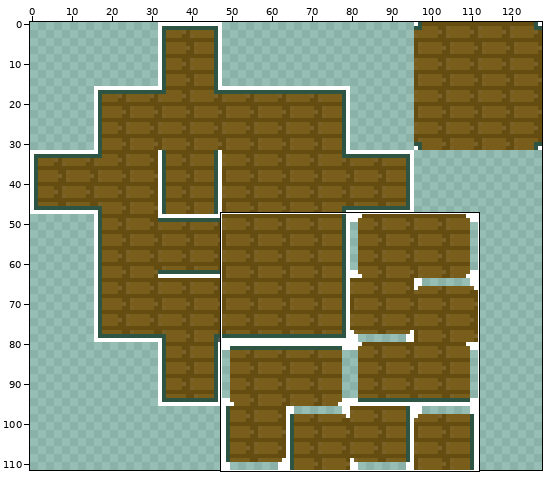
Two versions of one sprite sheet, Assets/Sprites/Home/Tilemaps/Lounge/woodenfloormap.png. The picture above shows the old version from afar; the outline marks the close-up.
Close-up. Old version:
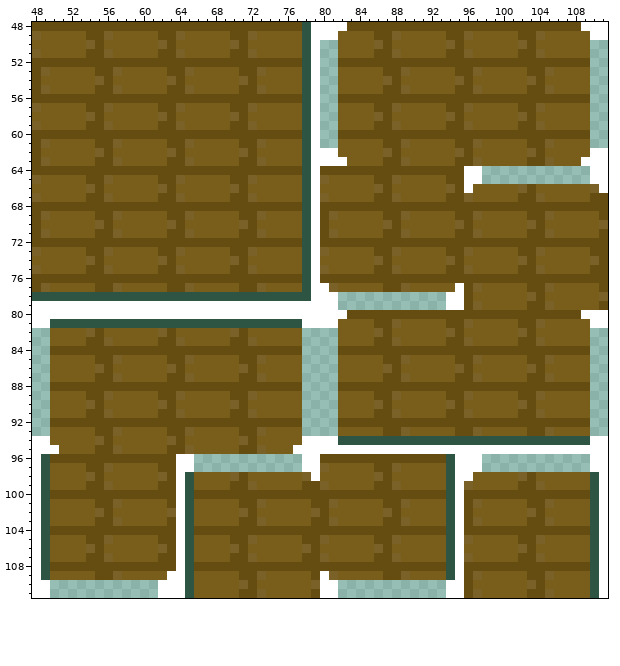
The file is 128x112 pixels. Shown: x 48..111, y 48..111.
The same view after the edit:
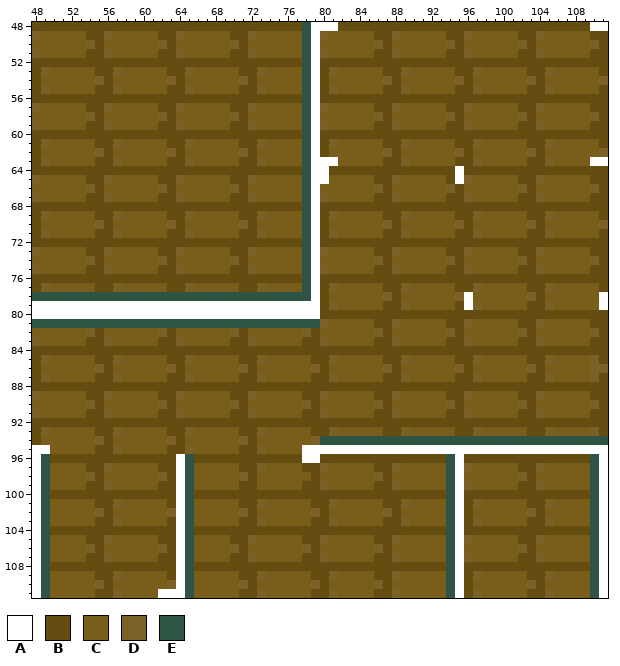
Palette (. is transparent): A #ffffff  B #654c11  C #795d1b  D #796127  E #2e5543
The exact change:
y 48: x 82 A -> B; x 109 A -> B
y 49: x 80..81 AA -> DC; x 110..111 AA -> BB
y 50: x 80..81 .. -> CC; x 110..111 .. -> DB
y 51: x 80..81 .. -> DC; x 110..111 .. -> BB
y 52: x 80..81 .. -> BB; x 110..111 .. -> BB
y 53: x 80..81 .. -> BD; x 110..111 .. -> CB
y 54: x 80..81 .. -> BC; x 110..111 .. -> CD
y 55: x 80..81 .. -> BD; x 110..111 .. -> CB
y 56: x 80..81 .. -> BB; x 110..111 .. -> BB
y 57: x 80..81 .. -> DC; x 110..111 .. -> BB
y 58: x 80..81 .. -> CC; x 110..111 .. -> DB
y 59: x 80..81 .. -> DC; x 110..111 .. -> BB
y 60: x 80..81 .. -> BB; x 110..111 .. -> BB
y 61: x 80..81 .. -> BD; x 110..111 .. -> CB
y 62: x 80..81 AA -> BC; x 110..111 AA -> CD
y 63: x 82 A -> C; x 109 A -> C
y 64: x 80 B -> A; x 95..111 BAA............AA -> ABBBBBBBBBBBBBBBB
y 65: x 80 D -> A; x 95..111 BAA............AA -> ADCCCCCBBDCCCCCBB
y 66: x 96 A -> C; x 111 A -> B
y 77: x 80 A -> B; x 95 A -> B
y 78: x 80..96 AA............AAB -> BCCCCCCDBCCCCCCDA; x 111 D -> A
y 79: x 80..96 AA............AAB -> BDCCCCCBBDCCCCCBA; x 111 B -> A
y 80: x 80..82 AAA -> BBB; x 109..111 AAA -> BBB
y 81: x 48..49 AA -> EE; x 78..81 AAAA -> EEDC; x 110..111 AA -> BB
y 82: x 48..49 .. -> CC; x 78..81 .... -> DBCC; x 110..111 .. -> DB
y 83: x 48..49 .. -> DC; x 78..81 .... -> BBDC; x 110..111 .. -> BB
y 84: x 48..49 .. -> BB; x 78..81 .... -> BBBB; x 110..111 .. -> BB
y 85: x 48..49 .. -> BD; x 78..81 .... -> CBBD; x 110..111 .. -> DB
y 86: x 48..49 .. -> BC; x 78..81 .... -> CDBC; x 110..111 .. -> DD
y 87: x 48..49 .. -> BD; x 78..81 .... -> CBBD; x 110..111 .. -> DB
y 88: x 48..49 .. -> BB; x 78..81 .... -> BBBB; x 110..111 .. -> BB
y 89: x 48..49 .. -> DC; x 78..81 .... -> BBDC; x 110..111 .. -> BB
y 90: x 48..49 .. -> CC; x 78..81 .... -> DBCC; x 110..111 .. -> DB
y 91: x 48..49 .. -> DC; x 78..81 .... -> BBDC; x 110..111 .. -> BB
y 92: x 48..49 .. -> BB; x 78..81 .... -> BBBB; x 110..111 .. -> BB
y 93: x 48..49 .. -> BD; x 78..81 .... -> CBBD; x 110..111 .. -> DB
y 94: x 48..49 AA -> BC; x 78..81 AAAA -> CDEE; x 110..111 AA -> EE
y 95: x 50 A -> C; x 77 A -> C
y 96: x 65..77 A............ -> EBBBBBBBBBBBB; x 96..110 AA............A -> BBBBBBBBBBBBBBE
y 97: x 65..79 A............AA -> ECCCCCBBDCCCCBB; x 96..110 AA............A -> DCCCCCBBDCCCCCE
y 98: x 70..72 DBC -> CDB; x 78..79 DA -> CB; x 96 A -> C
y 99: x 70 B -> C; x 72 D -> B
y 109: x 63 A -> B; x 80 A -> B; x 86 C -> B; x 88..89 BD -> DC
y 110: x 49..63 A............AA -> ECCCCCDBCCCCCCD; x 80..94 AA............A -> BCCCCCDBCCCCCCE
y 111: x 49..61 A............ -> ECCCCCBBDCCCC; x 80..94 AA............A -> BDCCCCBBDCCCCCE
Changed places in both close-ups, as pixel boxes (x1, y1, x2, y2):
changed: (320, 22, 347, 184)
changed: (455, 22, 608, 193)
changed: (185, 283, 608, 490)
changed: (32, 319, 59, 454)
changed: (41, 571, 176, 598)
changed: (320, 571, 455, 598)
